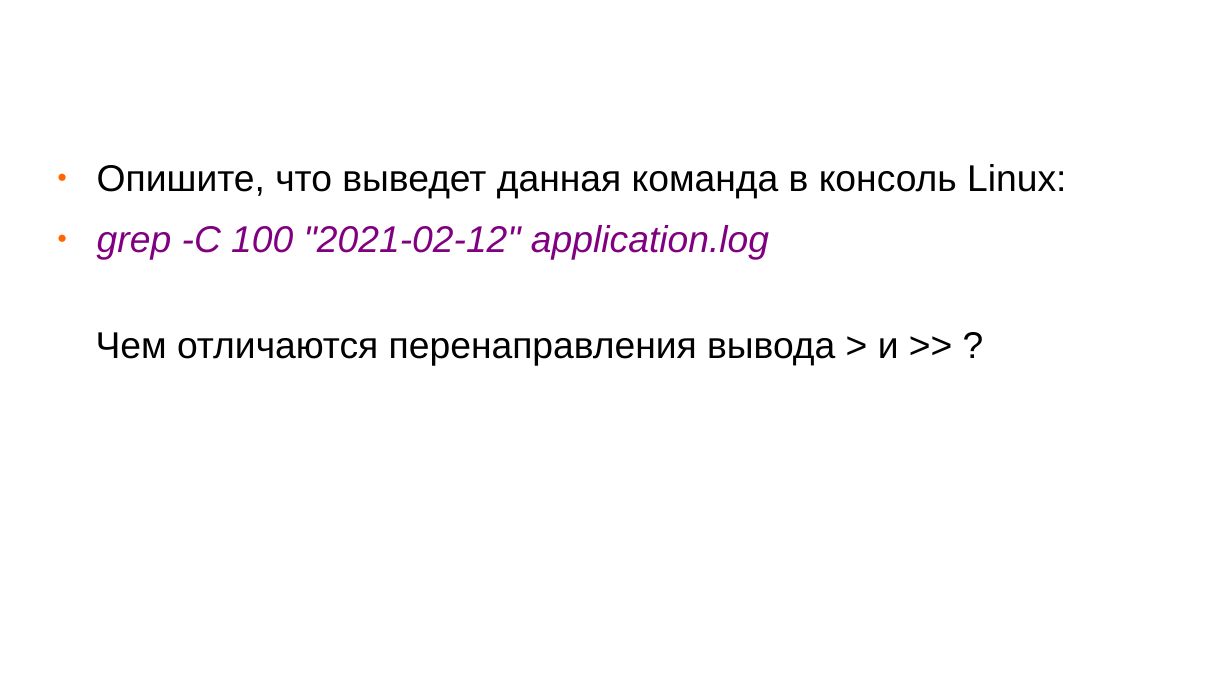
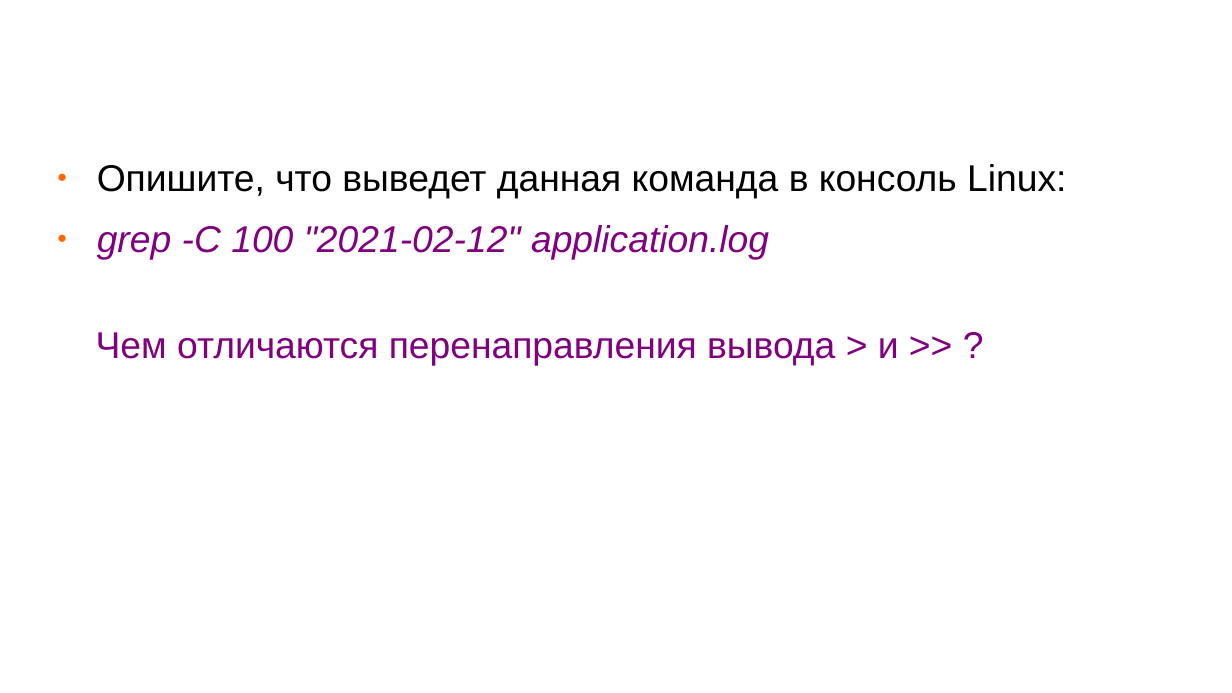
Before and after one commit to ANMerlinka/interview, a slide deck: slide 3 of tasks.pptx. Drawn at 1232x693 pixels with LibreOffice and Linux fonts; fonts in the diff are those of the drawing; background and template pictures are left out. Boxes give left, top, right and bottom in pixels: in the first picture for what was removed or moved away, otherwise in the second. Text is boxed around its words. In the diff, an @@ line names an element or a change of style, - is before the commit and + after.

Commit message:
update

```diff
--- a/tasks.pptx
+++ b/tasks.pptx
@@ text at (96,332,899,365): text colour #000000 to #800080 in "Чем отличаются перенаправления вывода > и >> ..." @@
```
Also in this commit, not shown: 4 slides added.
